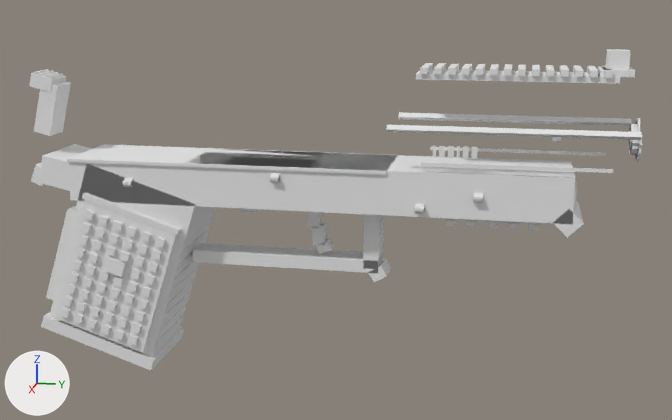
One commit to the OBJ model src/main/resources/assets/mareeletrica/models/block/paint_desert_eagle_view_0.obj: the scene before it, then after it.
Both versions are drawn from a camera (50 mm lens) standing at (3.4, 0.54, 1.16) and looking at (0.49, -0.04, 0.43). Every picture has the same lights, and +X, +Y and +Z are marked at lower left. The picture after the commit comes second. Where no turn or scale is listed for an object, it has been applied to the vertices. Vertices at exactly the same position are counted once.

Names of what the first picture shows: 'paint_desert_eagle_view_0'.
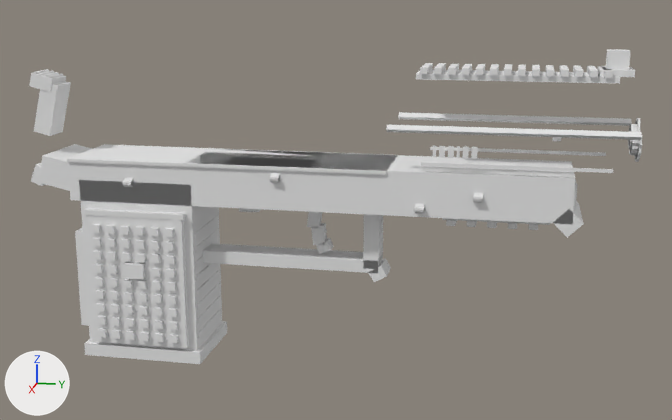
The edits, one by one:
me_paint_desert_eagle_view_0 is used by ob_paint_desert_eagle_view_0; location (0.0, 0.0, 0.0).
me_paint_desert_eagle_view_0 had 1854 vertices, 1458 faces and spanned x 0.32..0.67, y -1.07..0.89, z -0.11..0.97.
me_paint_desert_eagle_view_0 now has 1854 vertices, 1458 faces and spans x 0.32..0.67, y -1.07..0.89, z -0.08..0.97.
me_paint_desert_eagle_view_0 part 1: the loose piece of 8 vertices spanning x 0.38..0.62, y -0.64..-0.63, z -0.03..-0.01 is moved by (0.0, 0.15, 0.04).
me_paint_desert_eagle_view_0 part 2: the loose piece of 8 vertices spanning x 0.38..0.62, y -0.62..-0.61, z 0.02..0.03 is moved by (0.0, 0.13, 0.04).
me_paint_desert_eagle_view_0 part 3: the loose piece of 8 vertices spanning x 0.38..0.62, y -0.61..-0.6, z 0.06..0.08 is moved by (0.0, 0.12, 0.04).
me_paint_desert_eagle_view_0 part 4: the loose piece of 8 vertices spanning x 0.38..0.62, y -0.59..-0.58, z 0.11..0.13 is moved by (0.0, 0.1, 0.05).
me_paint_desert_eagle_view_0 part 5: the loose piece of 8 vertices spanning x 0.38..0.62, y -0.58..-0.57, z 0.16..0.17 is moved by (0.0, 0.09, 0.05).
me_paint_desert_eagle_view_0 part 6: the loose piece of 8 vertices spanning x 0.38..0.62, y -0.56..-0.55, z 0.2..0.22 is moved by (0.0, 0.07, 0.05).
me_paint_desert_eagle_view_0 part 7: the loose piece of 8 vertices spanning x 0.38..0.62, y -0.55..-0.54, z 0.25..0.27 is moved by (0.0, 0.06, 0.05).
me_paint_desert_eagle_view_0 part 8: the loose piece of 8 vertices spanning x 0.38..0.62, y -0.53..-0.52, z 0.29..0.31 is moved by (0.0, 0.04, 0.05).
me_paint_desert_eagle_view_0 part 9: the loose piece of 8 vertices spanning x 0.37..0.63, y -1.02..-0.47, z -0.09..0.59 is turned 18 degrees about the x axis through its middle, then moved by (0.0, 0.07, -0.01).
me_paint_desert_eagle_view_0 part 10: the loose piece of 8 vertices spanning x 0.38..0.62, y -1.03..-0.89, z 0.1..0.43 is turned 18 degrees about the x axis through its middle, then moved by (0.0, 0.07, -0.08).
me_paint_desert_eagle_view_0 part 11: the loose piece of 8 vertices spanning x 0.35..0.65, y -1.04..-0.63, z -0.11..0.05 is turned 18 degrees about the x axis through its middle, then moved by (0.0, 0.16, -0.03).
me_paint_desert_eagle_view_0 part 12: the loose piece of 8 vertices spanning x 0.63..0.65, y -0.98..-0.53, z -0.05..0.47 is turned 18 degrees about the x axis through its middle, then moved by (0.0, 0.08, -0.01).
me_paint_desert_eagle_view_0 part 13: the loose piece of 8 vertices spanning x 0.63..0.66, y -0.85..-0.52, z 0.37..0.49 is scaled about its middle by (1, 1.05, 0.0253), then moved by (0.0, 0.01, 0.0).
me_paint_desert_eagle_view_0 part 14: the loose piece of 8 vertices spanning x 0.65..0.67, y -0.96..-0.92, z 0.06..0.09 is moved by (0.0, 0.13, -0.06).
me_paint_desert_eagle_view_0 part 15: 416 of the vertices in x 0.65..0.67, y -0.94..-0.57, z -0.02..0.44 are turned 18 degrees about the x axis through their middle, then moved by (0.0, 0.08, -0.01).
Other edits to the shape of me_paint_desert_eagle_view_0 do not show in these pictures.

Changed parts and their boxes (x1, y1, x2, y2) in the pictures (672 x 420 px; the box of a moved part takes in the faces that stretch with it):
'paint_desert_eagle_view_0', reshaped: before (29, 49, 642, 370); after (29, 49, 642, 364)
part 1 of me_paint_desert_eagle_view_0, moved or reshaped: before (156, 316, 183, 345); after (198, 308, 222, 337)
part 2 of me_paint_desert_eagle_view_0, moved or reshaped: before (160, 304, 187, 332); after (197, 295, 221, 324)
part 3 of me_paint_desert_eagle_view_0, moved or reshaped: before (164, 292, 190, 319); after (197, 282, 221, 310)
part 4 of me_paint_desert_eagle_view_0, moved or reshaped: before (167, 280, 194, 306); after (196, 269, 220, 296)
part 5 of me_paint_desert_eagle_view_0, moved or reshaped: before (171, 268, 197, 294); after (196, 263, 216, 282)
part 6 of me_paint_desert_eagle_view_0, moved or reshaped: before (175, 262, 197, 281); after (195, 243, 219, 267)
part 7 of me_paint_desert_eagle_view_0, moved or reshaped: before (179, 252, 193, 267); after (195, 229, 219, 253)
part 8 of me_paint_desert_eagle_view_0, moved or reshaped: before (182, 230, 208, 254); after (194, 216, 219, 239)
part 9 of me_paint_desert_eagle_view_0, moved or reshaped: before (49, 164, 215, 357); after (79, 180, 222, 351)
part 10 of me_paint_desert_eagle_view_0, moved or reshaped: before (46, 205, 76, 300); after (75, 228, 89, 326)
part 11 of me_paint_desert_eagle_view_0, moved or reshaped: before (41, 312, 184, 370); after (84, 321, 227, 364)
part 12 of me_paint_desert_eagle_view_0, moved or reshaped: before (55, 200, 177, 352); after (86, 215, 189, 348)
part 13 of me_paint_desert_eagle_view_0, moved or reshaped: before (82, 192, 182, 235); after (84, 208, 186, 220)
part 14 of me_paint_desert_eagle_view_0, moved or reshaped: before (60, 308, 70, 318); after (98, 329, 107, 338)
part 15 of me_paint_desert_eagle_view_0, moved or reshaped: before (63, 210, 166, 345); after (91, 224, 179, 343)
